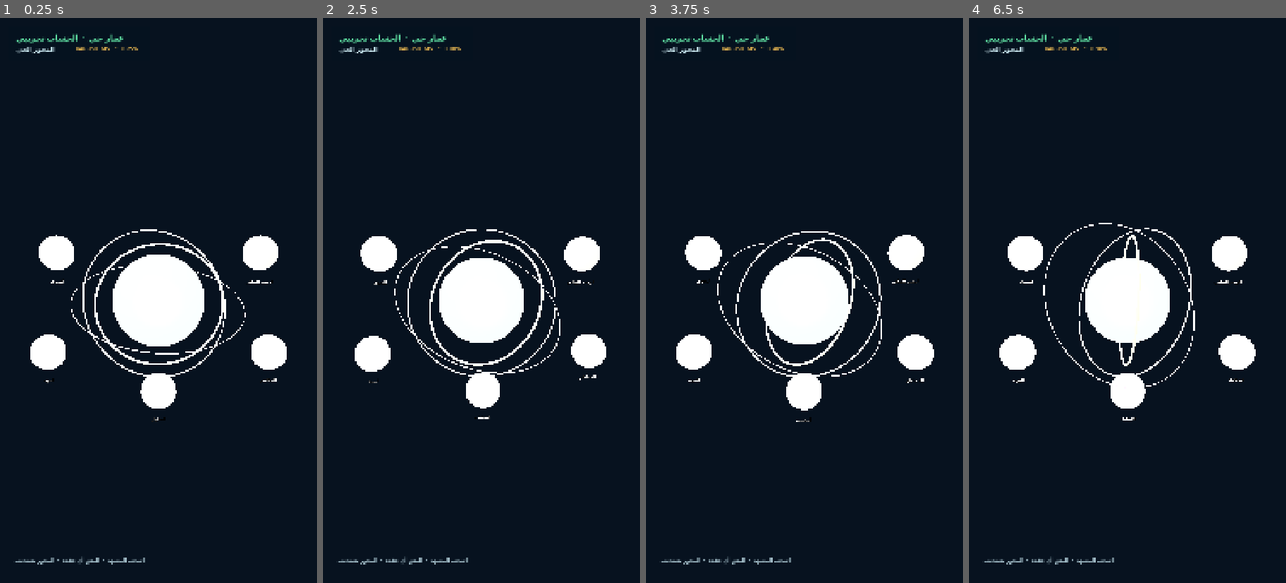
Above: before the commit, frames 1-4 (left to right).
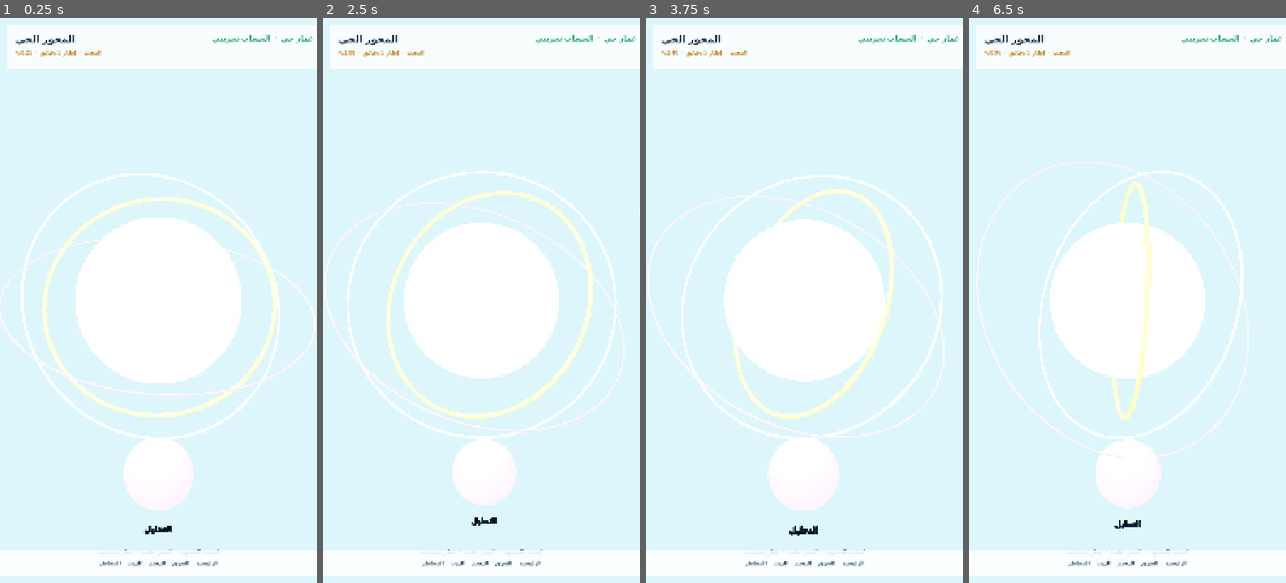
Above: after the commit, the same moments.

Repository: amarazeez1992-eng/AmarBoot
Game: Godot game, scene res://main.tscn
Same seed, same stepped clock (60 frames per second), same inputs: the game is played once before the commit and once after it.
Inputs (mouse positions are in pixels of both pictures, inside the frame that each line leads up to):
- Up to frame 1 (0.25 s): no input
- Up to frame 2 (2.5 s): move the mouse to (551, 272) at 0.52 s; click (551, 272) at 0.67 s; drag from (418, 328) to (465, 413) at 1.27 s; move the mouse to (513, 176) at 2.02 s; click (513, 176) at 2.17 s
- Up to frame 3 (3.75 s): drag from (788, 413) to (709, 215) at 2.77 s; move the mouse to (899, 385) at 3.52 s; click (899, 385) at 3.67 s
- Up to frame 4 (6.5 s): drag from (1032, 215) to (1079, 159) at 4.27 s; move the mouse to (1143, 300) at 5.02 s; click (1143, 300) at 5.17 s; drag from (1079, 159) to (1064, 328) at 5.77 s

The runs differ from the first frame. In frame 1, 95% of the frame differs, in the area x 0-100%, y 0-100%; in frame 2, 96%; in frame 3, 95%; in frame 4, 96%.

Commit message:
redesign Godot living UI HUD for bright Arabic responsive presentation

Diff:
--- a/godot_ui/main.gd
+++ b/godot_ui/main.gd
@@ -8,19 +8,21 @@
 var glow: OmniLight3D
 var metric_label: Label
 var status_label: Label
+var title_label: Label
 var selected_zone: String = "المحور"
 var pulse: float = 0.0
 var dragging: bool = false
 var last_touch: Vector2 = Vector2.ZERO
 var camera_yaw: float = 0.0
 var camera_pitch: float = -0.08
+var zone_nodes: Array[Area3D] = []
 
 var zones: Array[Dictionary] = [
-    {"name":"السوق", "pos":Vector3(-3.6, 1.7, 0.4), "color":Color("35D6FF")},
-    {"name":"الرسم البياني", "pos":Vector3(3.6, 1.7, 0.4), "color":Color("FFC857")},
-    {"name":"البوت", "pos":Vector3(-3.9, -1.8, 0.6), "color":Color("62E6A7")},
-    {"name":"المخاطر", "pos":Vector3(3.9, -1.8, 0.6), "color":Color("FF6B8A")},
-    {"name":"التحليل", "pos":Vector3(0, -3.1, 0.9), "color":Color("9A7CFF")}
+    {"name":"السوق", "pos":Vector3(-3.8, 1.8, 0.5), "color":Color("19BFEA")},
+    {"name":"الرسم البياني", "pos":Vector3(3.8, 1.8, 0.5), "color":Color("E7A92B")},
+    {"name":"البوت", "pos":Vector3(-4.0, -1.8, 0.7), "color":Color("24C98A")},
+    {"name":"المخاطر", "pos":Vector3(4.0, -1.8, 0.7), "color":Color("E65B76")},
+    {"name":"التحليل", "pos":Vector3(0, -3.25, 1.0), "color":Color("8068E8")}
 ]
 
 func _ready() -> void:
@@ -29,31 +31,32 @@
 
 func _build_world() -> void:
     camera = Camera3D.new()
-    camera.position = Vector3(0, 0.8, 13.5)
+    camera.position = Vector3(0, 0.7, 13.5)
+    camera.fov = 46.0
     add_child(camera)
     camera.look_at(Vector3.ZERO)
 
     var environment_node := WorldEnvironment.new()
     var environment := Environment.new()
     environment.background_mode = Environment.BG_COLOR
-    environment.background_color = Color("07121F")
+    environment.background_color = Color("DDF6FB")
     environment.ambient_light_source = Environment.AMBIENT_SOURCE_COLOR
-    environment.ambient_light_color = Color("A6C9D9")
-    environment.ambient_light_energy = 0.42
+    environment.ambient_light_color = Color("FFFFFF")
+    environment.ambient_light_energy = 1.05
     environment.tonemap_mode = Environment.TONE_MAPPER_ACES
     environment_node.environment = environment
     add_child(environment_node)
 
     var key := DirectionalLight3D.new()
-    key.rotation_degrees = Vector3(-38, -25, 0)
-    key.light_color = Color("D8F5FF")
-    key.light_energy = 1.25
+    key.rotation_degrees = Vector3(-42, -25, 0)
+    key.light_color = Color("FFFFFF")
+    key.light_energy = 1.65
     add_child(key)
 
     glow = OmniLight3D.new()
-    glow.light_color = Color("38D8FF")
-    glow.light_energy = 7.0
-    glow.omni_range = 9.0
+    glow.light_color = Color("27C9E8")
+    glow.light_energy = 5.5
+    glow.omni_range = 10.0
     glow.position = Vector3(0, 0, 2)
     add_child(glow)
 
@@ -64,14 +67,14 @@
     sphere.radial_segments = 96
     sphere.rings = 64
     core.mesh = sphere
-    core.material_override = _material(Color("0F9FC7"), 0.35, 0.2)
+    core.material_override = _material(Color("31C9E8"), 0.42, 0.22)
     add_child(core)
 
-    ring_a = _ring(2.35, 0.045, Color("FFC857"))
+    ring_a = _ring(2.35, 0.045, Color("E7A92B"))
     ring_a.rotation_degrees = Vector3(66, 0, 0)
-    ring_b = _ring(2.75, 0.028, Color("35D6FF"))
+    ring_b = _ring(2.75, 0.028, Color("19BFEA"))
     ring_b.rotation_degrees = Vector3(74, 22, 0)
-    ring_c = _ring(3.15, 0.018, Color("9A7CFF"))
+    ring_c = _ring(3.15, 0.018, Color("8068E8"))
     ring_c.rotation_degrees = Vector3(18, 52, 18)
 
     for zone: Dictionary in zones:
@@ -85,7 +88,7 @@
     torus.rings = 96
     torus.ring_segments = 12
     mesh_instance.mesh = torus
-    mesh_instance.material_override = _material(color, 0.18, 0.0)
+    mesh_instance.material_override = _material(color, 0.2, 0.05)
     add_child(mesh_instance)
     return mesh_instance
 
@@ -94,31 +97,35 @@
     area.position = position
     area.name = title
     area.set_meta("title", title)
+    area.set_meta("base_color", color)
     area.input_ray_pickable = true
+
     var collision := CollisionShape3D.new()
     var shape := SphereShape3D.new()
-    shape.radius = 0.8
+    shape.radius = 0.82
     collision.shape = shape
     area.add_child(collision)
     area.input_event.connect(_zone_input.bind(area))
     add_child(area)
+    zone_nodes.append(area)
 
     var mesh_instance := MeshInstance3D.new()
     var sphere := SphereMesh.new()
-    sphere.radius = 0.62
-    sphere.height = 1.24
+    sphere.radius = 0.66
+    sphere.height = 1.32
     sphere.radial_segments = 48
     sphere.rings = 24
     mesh_instance.mesh = sphere
-    mesh_instance.material_override = _material(color, 0.25, 0.05)
+    mesh_instance.material_override = _material(color, 0.3, 0.08)
     area.add_child(mesh_instance)
+    area.set_meta("mesh", mesh_instance)
 
     var label := Label3D.new()
     label.text = title
     label.font_size = 30
     label.outline_size = 8
-    label.modulate = Color.WHITE
-    label.position = Vector3(0, -1.0, 0)
+    label.modulate = Color("18324A")
+    label.position = Vector3(0, -1.05, 0)
     label.billboard = BaseMaterial3D.BILLBOARD_ENABLED
     area.add_child(label)
 
@@ -126,56 +133,80 @@
     var material := StandardMaterial3D.new()
     material.albedo_color = color
     material.metallic = metallic
-    material.roughness = 0.22
+    material.roughness = 0.2
     material.emission_enabled = true
     material.emission = color
-    material.emission_energy_multiplier = 1.0 + emission_strength * 4.0
+    material.emission_energy_multiplier = 1.0 + emission_strength * 3.0
     return material
 
 func _build_hud() -> void:
     var layer := CanvasLayer.new()
-    layer.layer = 10
+    layer.layer = 20
     add_child(layer)
 
     var root := Control.new()
     root.set_anchors_and_offsets_preset(Control.PRESET_FULL_RECT)
+    root.mouse_filter = Control.MOUSE_FILTER_IGNORE
     layer.add_child(root)
 
     var top := ColorRect.new()
-    top.color = Color(0.02, 0.07, 0.12, 0.72)
-    top.position = Vector2(28, 30)
-    top.size = Vector2(484, 116)
+    top.color = Color(1.0, 1.0, 1.0, 0.78)
+    top.set_anchors_preset(Control.PRESET_TOP_WIDE)
+    top.position = Vector2(24, 24)
+    top.size.y = 150
     root.add_child(top)
 
     status_label = Label.new()
     status_label.text = "عمار حي  ·  الحساب تجريبي"
-    status_label.position = Vector2(26, 18)
-    status_label.add_theme_font_size_override("font_size", 28)
-    status_label.modulate = Color("62E6A7")
+    status_label.set_anchors_preset(Control.PRESET_TOP_RIGHT)
+    status_label.position = Vector2(-380, 26)
+    status_label.size = Vector2(340, 42)
+    status_label.horizontal_alignment = HORIZONTAL_ALIGNMENT_RIGHT
+    status_label.add_theme_font_size_override("font_size", 26)
+    status_label.modulate = Color("159A6B")
     top.add_child(status_label)
 
-    var title := Label.new()
-    title.text = "المحور الحي"
-    title.position = Vector2(26, 60)
-    title.add_theme_font_size_override("font_size", 22)
-    title.modulate = Color("D7F7FF")
-    top.add_child(title)
+    title_label = Label.new()
+    title_label.text = "المحور الحي"
+    title_label.position = Vector2(28, 22)
+    title_label.size = Vector2(500, 52)
+    title_label.add_theme_font_size_override("font_size", 34)
+    title_label.modulate = Color("18324A")
+    top.add_child(title_label)
 
     metric_label = Label.new()
-    metric_label.text = "XAUUSD   M5    •    0.00%"
-    metric_label.position = Vector2(230, 60)
-    metric_label.add_theme_font_size_override("font_size", 18)
-    metric_label.modulate = Color("FFC857")
+    metric_label.text = "الذهب  ·  إطار 5 دقائق  ·  +0.00%"
+    metric_label.position = Vector2(28, 78)
+    metric_label.size = Vector2(700, 42)
+    metric_label.add_theme_font_size_override("font_size", 20)
+    metric_label.modulate = Color("B47A13")
     top.add_child(metric_label)
 
-    var footer := Label.new()
-    footer.text = "اسحب المشهد  •  المس أي عقدة  •  المحور يستجيب"
-    footer.horizontal_alignment = HORIZONTAL_ALIGNMENT_CENTER
-    footer.position = Vector2(20, 1830)
-    footer.size = Vector2(500, 50)
-    footer.add_theme_font_size_override("font_size", 18)
-    footer.modulate = Color(0.78, 0.9, 0.94, 0.82)
-    root.add_child(footer)
+    var center_hint := Label.new()
+    center_hint.text = "اسحب المشهد  •  المس عقدة  •  عمار يستجيب"
+    center_hint.set_anchors_preset(Control.PRESET_CENTER_BOTTOM)
+    center_hint.position = Vector2(-300, -120)
+    center_hint.size = Vector2(600, 48)
+    center_hint.horizontal_alignment = HORIZONTAL_ALIGNMENT_CENTER
+    center_hint.add_theme_font_size_override("font_size", 19)
+    center_hint.modulate = Color(0.1, 0.2, 0.3, 0.72)
+    root.add_child(center_hint)
+
+    var nav := ColorRect.new()
+    nav.color = Color(1.0, 1.0, 1.0, 0.84)
+    nav.set_anchors_preset(Control.PRESET_BOTTOM_WIDE)
+    nav.position.y = -112
+    nav.size.y = 88
+    root.add_child(nav)
+
+    var nav_text := Label.new()
+    nav_text.text = "الرئيسية     السوق     الرسم     البوت     المخاطر"
+    nav_text.set_anchors_preset(Control.PRESET_FULL_RECT)
+    nav_text.horizontal_alignment = HORIZONTAL_ALIGNMENT_CENTER
+    nav_text.vertical_alignment = VERTICAL_ALIGNMENT_CENTER
+    nav_text.add_theme_font_size_override("font_size", 18)
+    nav_text.modulate = Color("35536A")
+    nav.add_child(nav_text)
 
 func _process(delta: float) -> void:
     pulse += delta
@@ -184,18 +215,31 @@
     ring_a.rotation.z += delta * 0.22
     ring_b.rotation.y -= delta * 0.18
     ring_c.rotation.x += delta * 0.13
+
     var breathe: float = 1.0 + sin(pulse * 1.6) * 0.055
     core.scale = Vector3.ONE * breathe
-    glow.light_energy = 6.0 + sin(pulse * 1.8) * 1.8
+    glow.light_energy = 5.0 + sin(pulse * 1.8) * 1.5
+
     camera.position.x = lerp(camera.position.x, sin(camera_yaw) * 1.5, delta * 1.8)
-    camera.position.y = lerp(camera.position.y, 0.8 + camera_pitch * 2.2, delta * 1.8)
+    camera.position.y = lerp(camera.position.y, 0.7 + camera_pitch * 2.2, delta * 1.8)
     camera.look_at(Vector3.ZERO)
-    metric_label.text = "XAUUSD   M5    •    %0.2f%%" % (sin(pulse * 0.42) * 2.4)
+
+    metric_label.text = "الذهب  ·  إطار 5 دقائق  ·  %0.2f%%" % (sin(pulse * 0.42) * 2.4)
+
+    for area: Area3D in zone_nodes:
+        var mesh_instance := area.get_meta("mesh") as MeshInstance3D
+        var base_color := area.get_meta("base_color") as Color
+        var selected := String(area.get_meta("title", "")) == selected_zone
+        var zone_breathe: float = 1.0 + sin(pulse * 1.8 + area.position.x) * 0.05
+        area.scale = Vector3.ONE * (1.08 if selected else 1.0) * zone_breathe
+        if mesh_instance != null:
+            mesh_instance.material_override = _material(base_color.lightened(0.08) if selected else base_color, 0.45 if selected else 0.3, 0.08)
 
 func _zone_input(_camera: Node, event: InputEvent, _position: Vector3, _normal: Vector3, _shape_idx: int, area: Area3D) -> void:
     if event is InputEventScreenTouch and event.pressed:
         selected_zone = String(area.get_meta("title", "المحور"))
         status_label.text = "عمار حي  ·  " + selected_zone
+        title_label.text = selected_zone + "  ·  المحور الحي"
 
 func _input(event: InputEvent) -> void:
     if event is InputEventScreenTouch:
